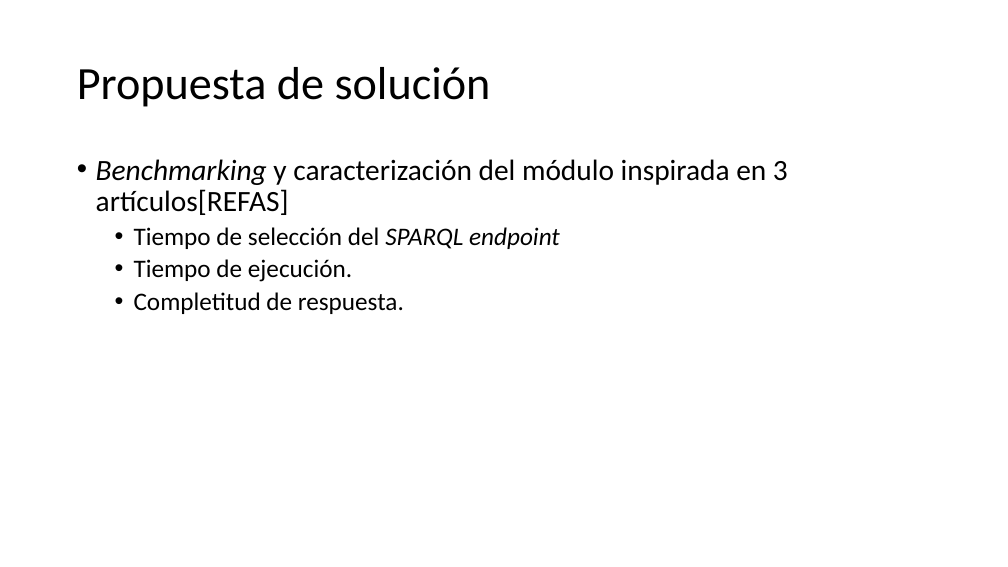
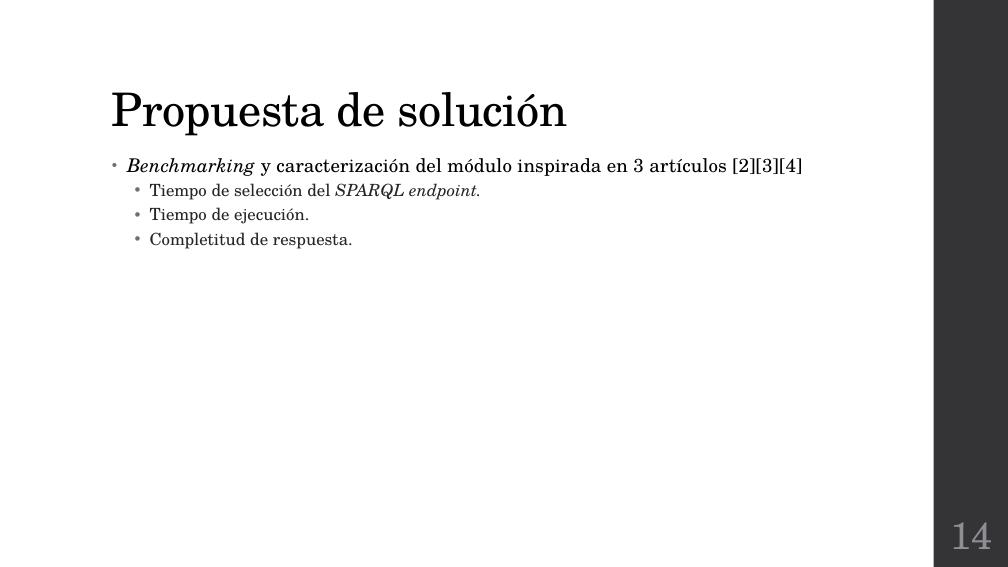
Before and after one commit to Osw1997/Proyecto-Terminal-1, a slide deck: slide 14 of Final/Presentacion.pptx (slide 10 before the commit). Drawn at 1008x567 pixels with LibreOffice and Linux fonts; fonts in the diff are those of the drawing. Boxes give left, top, right and bottom in pixels: in the first picture for what was removed or moved away, otherwise in the second. Text is boxed around its words. In the diff, an @@ line names an element or a change of style, - is before the commit and + after.

```diff
--- a/Final/Presentacion.pptx
+++ b/Final/Presentacion.pptx
@@ rectangle added at [934,0,1008,567], fill #353537 @@
@@ title "Propuesta de solución": place and size @@
-title "Propuesta de solución" at [77,67,491,107]
+title "Propuesta de solución" at [112,92,568,136]
@@ title "Propuesta de solución" at [112,92,568,136]: font Calibri to TeX Gyre Schola, letter spacing 0 to -0.5 pt; vertical alignment middle to bottom @@
@@ text "Benchmarking y caracterización del módulo ...": place and size @@
-text "Benchmarking y caracterización del módulo ..." at [96,159,788,314]
+text "Benchmarking y caracterización del módulo ..." at [127,158,802,249]
@@ text at [127,158,802,200]: text changed; size 28 to 18 pt; font Calibri to TeX Gyre Schola @@
-• Benchmarking y caracterización del módulo inspirada en 3 artículos[REFAS]
-  • Tiempo de selección del SPARQL endpoint
+• Benchmarking y caracterización del módulo inspirada en 3 artículos [2][3][4]
+  • Tiempo de selección del SPARQL endpoint.
@@ text at [150,207,353,249]: size 24 to 16 pt, font Calibri to TeX Gyre Schola, text colour #000000 to #262626 in "Tiempo de ejecución.", "Completitud de respuesta."; indent changed; more space between paragraphs @@
@@ page number added at [950,522,992,549], 36 pt, text #8E8E94 @@
+14
```
Also in this commit, not shown: 13 other slides changed, 13 slides added, 4 slides removed, 2 other files.
